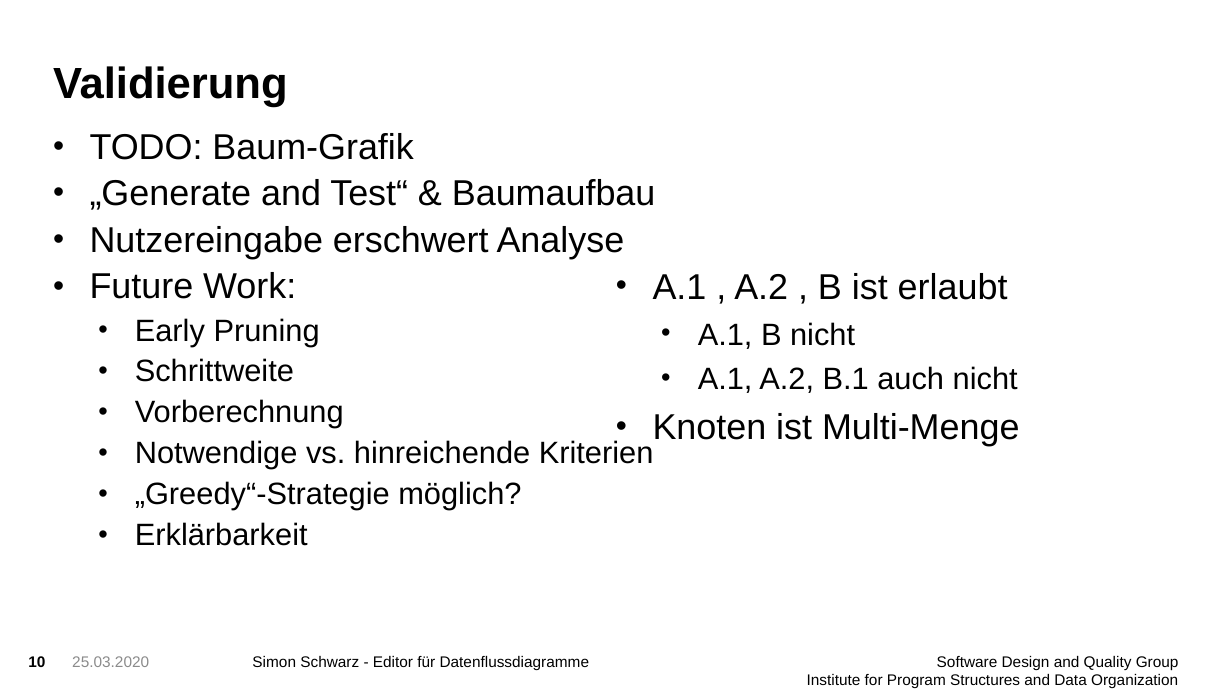
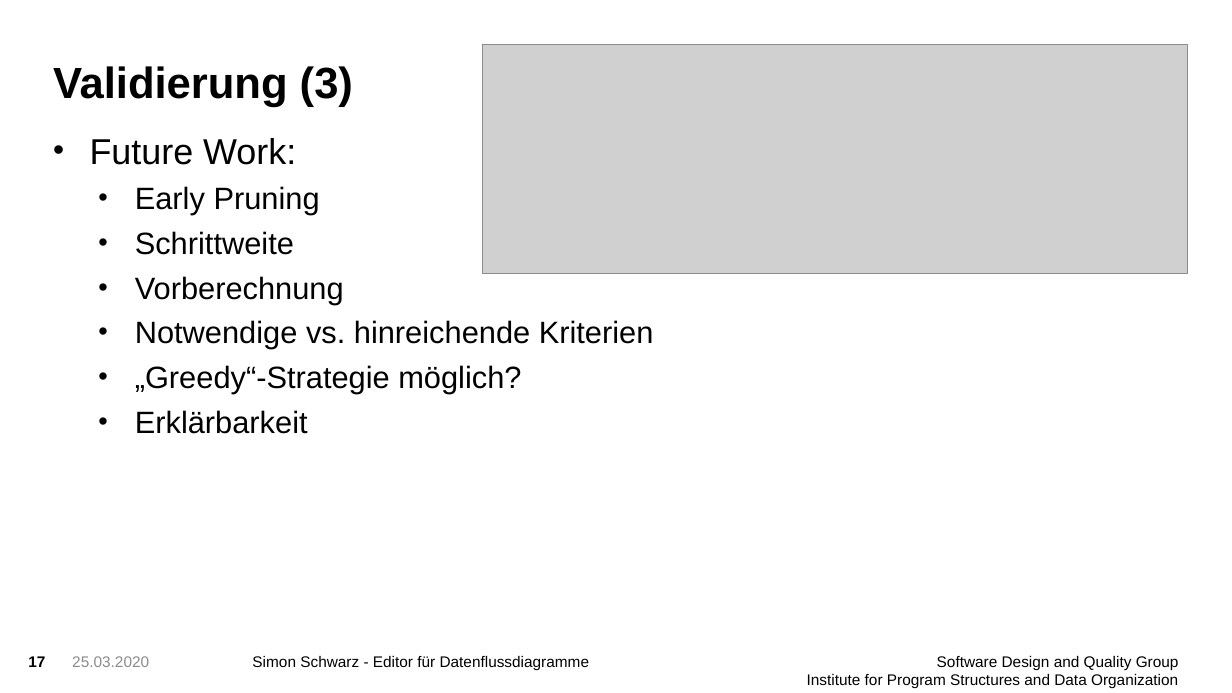
Before and after one commit to FluidTrust/Palladio-Supporting-DataFlowDiagram, a slide deck: slide 17 of presentation/presentation1.pptx (slide 10 before the commit). Drawn at 1232x693 pixels with LibreOffice and Linux fonts; fonts in the diff are those of the drawing; grey boxes stand for pictures; background and template pictures are left out. Boxes give left, top, right and bottom in pixels: in the first picture for what was removed or moved away, otherwise in the second. Text is boxed around its words. In the diff, an @@ line names an element or a change of style, - is before the commit and + after.

Commit message:
modify presentation

```diff
--- a/presentation/presentation1.pptx
+++ b/presentation/presentation1.pptx
@@ picture added at [482, 45, 1189, 274] @@
@@ title at [53, 66, 353, 107]: text changed @@
-Validierung
+Validierung (3)
@@ text "Future Work:" at [90, 138, 654, 434]: line spacing 0.9 to 1 @@
@@ text at [90, 133, 656, 259]: paragraphs removed @@
-• TODO: Baum-Grafik
-• „Generate and Test“ & Baumaufbau
-• Nutzereingabe erschwert Analyse
@@ text removed at [653, 273, 1019, 446] @@
-• A.1 , A.2 , B ist erlaubt
-  • A.1, B nicht
-  • A.1, A.2, B.1 auch nicht
-• Knoten ist Multi-Menge
@@ page number at [28, 656, 45, 667]: text changed @@
-10
+17
```
Also in this commit, not shown: 13 other slides changed, 3 slides added, 2 slides removed, 6 other files.
